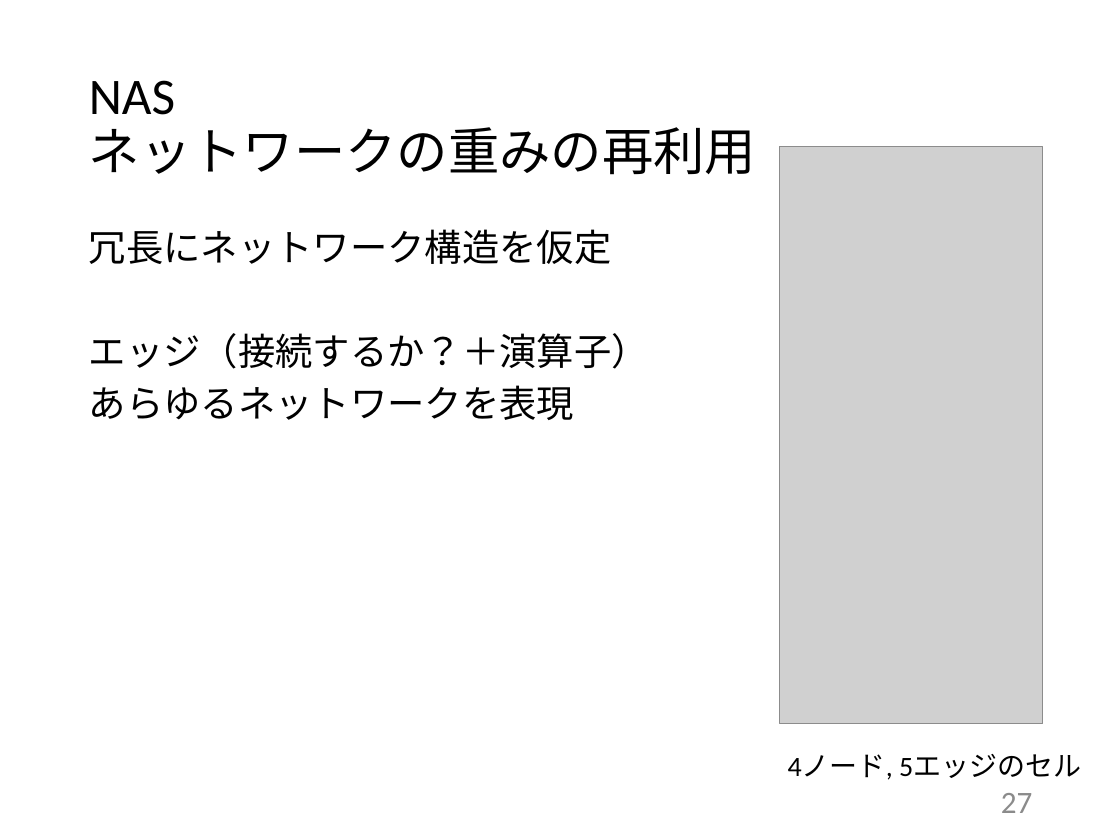
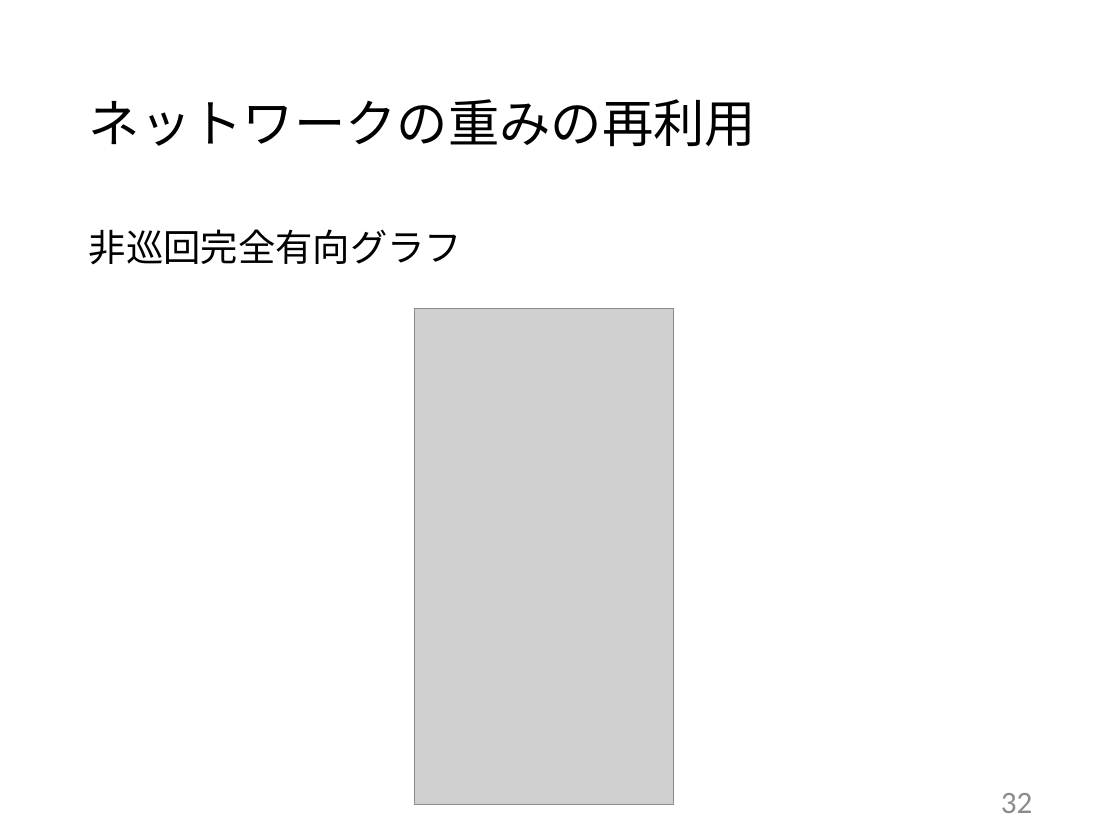
Before and after one commit to tatsuya-sugiyama/WeeklyReport, a slide deck: slide 32 of report/2020前期/2020_1st_sugiyama.pptx (slide 27 before the commit). Drawn at 1120x840 pixels with LibreOffice and Linux fonts; fonts in the diff are those of the drawing; grey boxes stand for pictures. Boxes give left, top, right and bottom in pixels: in the first picture for what was removed or moved away, otherwise in the second. Text is boxed around its words. In the diff, an @@ line names an element or a change of style, - is before the commit and + after.

```diff
--- a/report/2020前期/2020_1st_sugiyama.pptx
+++ b/report/2020前期/2020_1st_sugiyama.pptx
@@ title at (89,99,756,147): text changed @@
-NAS
-ネットワークの重みの再利用
+ネットワークの重みの再利用
@@ picture removed at (780,147,1043,725) @@
@@ text at (89,229,462,264): text changed @@
-冗長にネットワーク構造を仮定
-エッジ（接続するか？＋演算子）
-あらゆるネットワークを表現
+非巡回完全有向グラフ
@@ picture added at (414,308,673,804) @@
@@ text removed at (788,754,1081,780) @@
-4ノード, 5エッジのセル
@@ page number at (1001,793,1033,813): text changed @@
-27
+32
```
Also in this commit, not shown: 31 other slides changed, 17 slides added, 1 slide removed.
